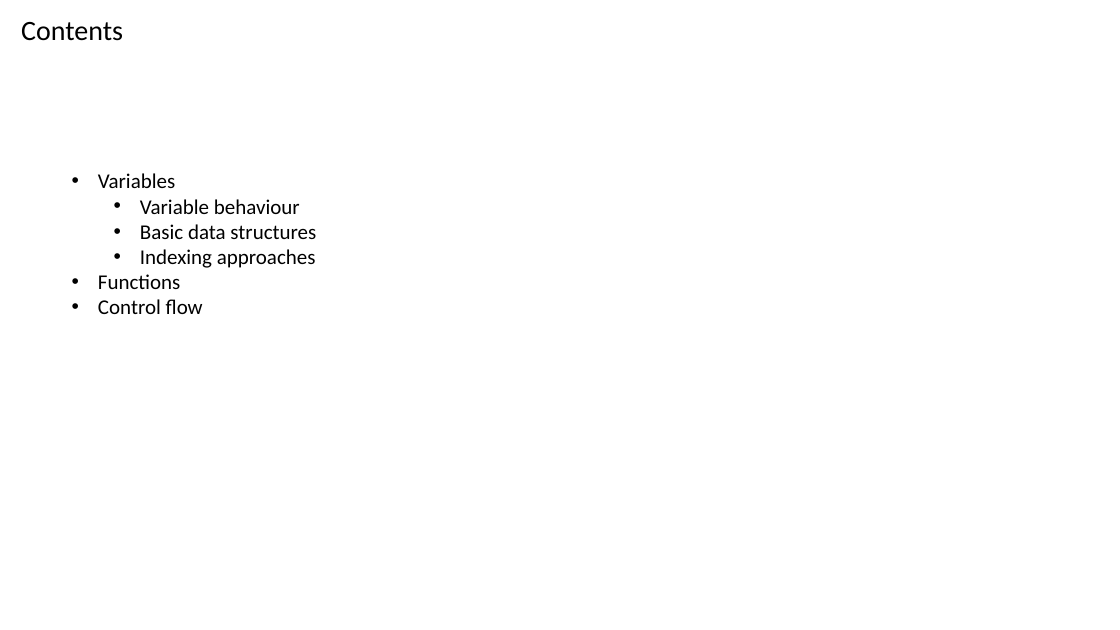
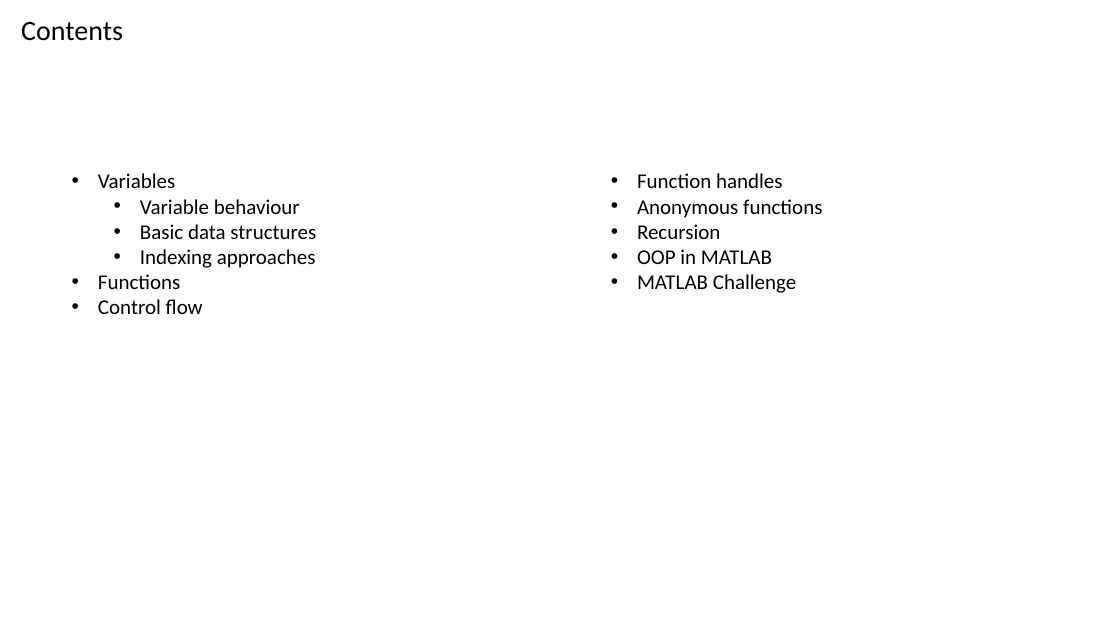
Before and after one commit to np-crick/matlab-intro, a slide deck: slide 3 of Presentation/MATLAB Programming.pptm. Drawn at 1120x630 pixels with LibreOffice and Linux fonts; fonts in the diff are those of the drawing. Boxes give left, top, right and bottom in pixels: in the first picture for what was removed or moved away, otherwise in the second. Text is boxed around its words. In the diff, an @@ line names an element or a change of style, - is before the commit and + after.

```diff
--- a/Presentation/MATLAB Programming.pptm
+++ b/Presentation/MATLAB Programming.pptm
@@ text added at (637,173,822,293), 18 pt, text #000000 @@
+• Function handles
+• Anonymous functions
+• Recursion
+• OOP in MATLAB
+• MATLAB Challenge
```
Also in this commit, not shown: 15 slides added, 9 other files.
